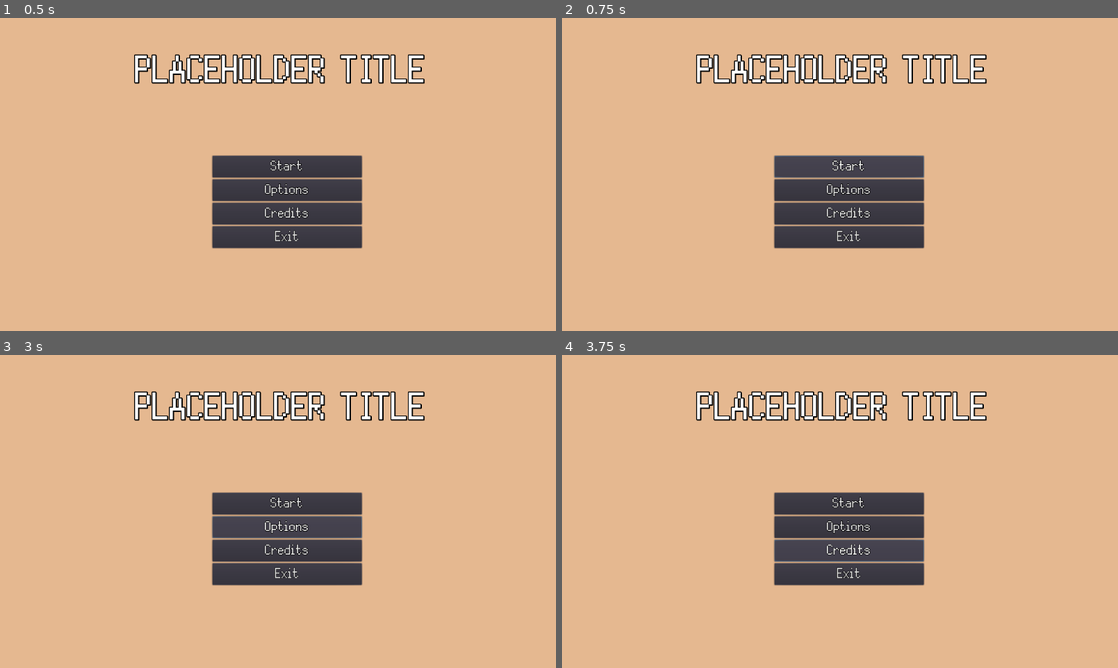
Above: before the commit, frames 1-4 (two rows, left to right).
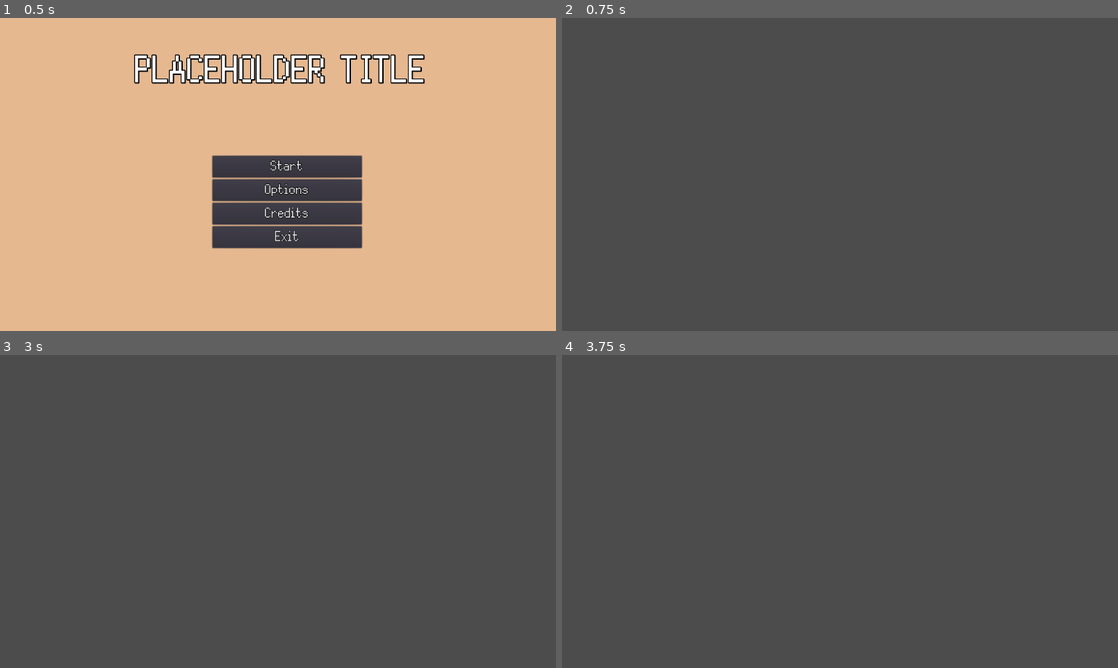
Above: after the commit, the same moments.

Repository: Bmoel/GMTK-2023
Game: Godot game, scene res://Scenes/MainMenu/main_menu.tscn
Same seed, same stepped clock (60 frames per second), same inputs: the game is played once before the commit and once after it.
Inputs (mouse positions are in pixels of both pictures, inside the frame that each line leads up to):
- Up to frame 1 (0.5 s): no input
- Up to frame 2 (0.75 s): click "Start" at 0.5 s
- Up to frame 3 (3 s): click (289, 505) at 1.25 s, where only the run before the commit has a clickable "Start"; click (289, 505) at 2 s, where only the run before the commit has a clickable "Start"; click (289, 527) at 2.75 s, where only the run before the commit has a clickable "Options"
- Up to frame 4 (3.75 s): click (851, 549) at 3.5 s, where only the run before the commit has a clickable "Credits"

Frame 1 is identical in both runs. In frame 2, 93% of the frame differs, in the area x 0-100%, y 0-100%; in frame 3, 93%; in frame 4, 93%.

Commit message:
Implement executive framework

Diff:
--- /dev/null
+++ b/game/Scenes/Character/Character.gd
@@ -0,0 +1,17 @@
+extends Control
+
+
+var _charName
+var _dialogueTree
+var _responseTree
+var _artPath
+
+
+# Called when the node enters the scene tree for the first time.
+func _ready():
+	$Splash.texture = load(_artPath)
+
+
+# Called every frame. 'delta' is the elapsed time since the previous frame.
+#func _process(delta):
+#	pass
--- /dev/null
+++ b/game/Scenes/Character/Character.tscn
@@ -0,0 +1,12 @@
+[gd_scene load_steps=2 format=2]
+
+[ext_resource path="res://Scenes/Character/Character.gd" type="Script" id=1]
+
+[node name="Character" type="Control"]
+anchor_right = 1.0
+anchor_bottom = 1.0
+script = ExtResource( 1 )
+
+[node name="Splash" type="TextureRect" parent="."]
+margin_right = 40.0
+margin_bottom = 40.0
--- /dev/null
+++ b/game/Scenes/Executive/Executive.gd
@@ -0,0 +1,46 @@
+extends Control
+
+var _characters = []
+
+# Called when the node enters the scene tree for the first time.
+func _ready():
+	initializeCharacters()
+	playGame()
+
+func initializeCharacters():
+	var dolores = load("res://Scenes/Character/Character.tscn").instance()
+	dolores._charName = "dolores"
+	var trees = getTrees("dolores")
+	dolores._dialogueTree = trees[0]
+	dolores._responseTree = trees[1]
+	dolores._artPath = "res://Assets/Sprites/DolorsSplash.png"
+	dolores.rect_position.x -= 150
+	_characters.append(dolores)
+	add_child(dolores)
+
+func playGame():
+	openSequence()
+	for character in _characters:
+		slideCharacter("left", character)
+		playDialogue(character)
+
+func openSequence():
+	pass
+
+func slideCharacter(direction:String, character):
+	var tween = get_tree().create_tween()
+
+
+
+func playDialogue(character):
+	pass
+
+func getTrees(character:String):
+	var dialogueDict = {}
+	var responseDict = {}
+	if character == "dolores":
+		dialogueDict["d1a"] = ["I don't know what you think you're going to get out of me. I already told you, I never met the guy.", ["r1a", "r1b", "r1c"], []]
+		responseDict["r1a"] = ["Wait, what? Where I am?", "d2a", []]
+		responseDict["r1a"] = ["What guy?", "d2b", []]
+		responseDict["r1c"] = ["Why don't you go ahead and tell it again.", "d2c", []]
+	return [dialogueDict, responseDict]
--- /dev/null
+++ b/game/Scenes/Executive/Executive.tscn
@@ -0,0 +1,8 @@
+[gd_scene load_steps=2 format=2]
+
+[ext_resource path="res://Scenes/Executive/Executive.gd" type="Script" id=1]
+
+[node name="Executive" type="Control"]
+anchor_right = 1.0
+anchor_bottom = 1.0
+script = ExtResource( 1 )
--- a/game/Scenes/MainMenu/main_menu.gd
+++ b/game/Scenes/MainMenu/main_menu.gd
@@ -16,7 +16,7 @@
 
 func _on_Start_pressed():
 	bg_music.stop()
-
+	get_tree().change_scene("res://Scenes/Executive/Executive.tscn")
 
 func _on_Options_pressed():
 	pass # Replace with function body.
Binary file added: game/Assets/Sprites/DolorsSplash.png
Not shown, added: game/Assets/Sprites/DolorsSplash.png.import
